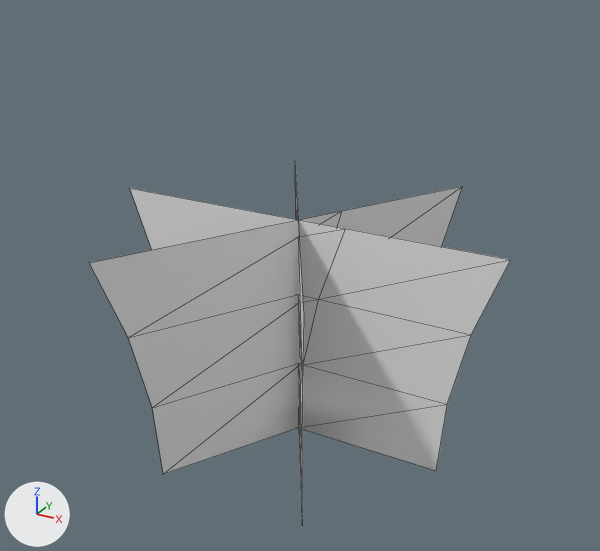
A saved change to the FBX model GameClient/ArtSource/Greenlands/NatureFamilies/GrassCards/SM_GN_GrassCard_03_LOD0.fbx.
Camera for both pictures: a camera (50 mm lens) standing at (0.216, -0.392, 0.302) and looking at (0.002, -0.003, 0.107). The lights are fixed; the arrows at lower left show +X, +Y and +Z. The first picture is the older version. Mesh edges are drawn as thin lines. Vertices at exactly the same position are counted once.

Script lines for the objects in view, before the commit:
```python
me_sm_gn_grasscard_03_lod0 = bpy.data.meshes.new('SM_GN_GrassCard_03_LOD0')
me_sm_gn_grasscard_03_lod0.from_pydata(...)  # 34 vertices, 36 faces; spans x -0.122..0.122, y -0.106..0.106, z 0.0..0.14
ob_sm_gn_grasscard_03_lod0 = bpy.data.objects.new('SM_GN_GrassCard_03_LOD0', me_sm_gn_grasscard_03_lod0)
ob_sm_gn_grasscard_03_lod0.location = (0.0, 0.0, 0.0)
```
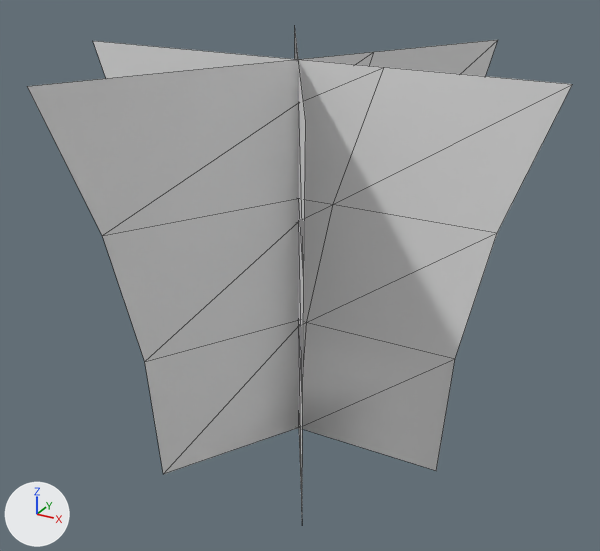
The change, as a diff of the scene's bpy script:
```diff
--- a/GameClient/ArtSource/Greenlands/NatureFamilies/GrassCards/SM_GN_GrassCard_03_LOD0.fbx.py
+++ b/GameClient/ArtSource/Greenlands/NatureFamilies/GrassCards/SM_GN_GrassCard_03_LOD0.fbx.py
@@ me_sm_gn_grasscard_03_lod0 @@
-me_sm_gn_grasscard_03_lod0.from_pydata(...)  # 34 vertices, 36 faces; spans x -0.122..0.122, y -0.106..0.106, z 0.0..0.14
-me_sm_gn_grasscard_03_lod0.vertices[3].co = (-0.096, 0.0, 0.047)
-me_sm_gn_grasscard_03_lod0.vertices[4].co = (0.003, 0.0, 0.047)  # pixel (303, 364)
-me_sm_gn_grasscard_03_lod0.vertices[5].co = (0.096, 0.0, 0.047)  # pixel (447, 404)
-me_sm_gn_grasscard_03_lod0.vertices[6].co = (-0.106, 0.0, 0.094)
-me_sm_gn_grasscard_03_lod0.vertices[7].co = (0.013, 0.0, 0.094)  # pixel (318, 299)
-me_sm_gn_grasscard_03_lod0.vertices[8].co = (0.106, 0.0, 0.094)  # pixel (471, 334)
-me_sm_gn_grasscard_03_lod0.vertices[9].co = (-0.122, 0.0, 0.14)  # pixel (129, 188)
-me_sm_gn_grasscard_03_lod0.vertices[10].co = (0.03, 0.0, 0.14)  # pixel (345, 228)
-me_sm_gn_grasscard_03_lod0.vertices[11].co = (0.122, 0.0, 0.14)  # pixel (510, 259)
-me_sm_gn_grasscard_03_lod0.vertices[14].co = (-0.048, -0.083, 0.047)  # pixel (152, 407)
-me_sm_gn_grasscard_03_lod0.vertices[15].co = (0.002, 0.003, 0.047)
-me_sm_gn_grasscard_03_lod0.vertices[16].co = (0.048, 0.083, 0.047)
-me_sm_gn_grasscard_03_lod0.vertices[17].co = (-0.053, -0.092, 0.094)  # pixel (128, 337)
-me_sm_gn_grasscard_03_lod0.vertices[18].co = (0.007, 0.011, 0.094)
-me_sm_gn_grasscard_03_lod0.vertices[19].co = (0.053, 0.092, 0.094)
-me_sm_gn_grasscard_03_lod0.vertices[20].co = (-0.061, -0.106, 0.14)  # pixel (89, 262)
-me_sm_gn_grasscard_03_lod0.vertices[21].co = (0.015, 0.026, 0.14)  # pixel (342, 210)
-me_sm_gn_grasscard_03_lod0.vertices[22].co = (0.061, 0.106, 0.14)  # pixel (462, 186)
-me_sm_gn_grasscard_03_lod0.vertices[25].co = (0.048, -0.083, 0.047)
-me_sm_gn_grasscard_03_lod0.vertices[26].co = (-0.002, 0.003, 0.047)
-me_sm_gn_grasscard_03_lod0.vertices[27].co = (-0.048, 0.083, 0.047)
-me_sm_gn_grasscard_03_lod0.vertices[28].co = (0.053, -0.092, 0.094)
-me_sm_gn_grasscard_03_lod0.vertices[29].co = (-0.007, 0.011, 0.094)
-me_sm_gn_grasscard_03_lod0.vertices[30].co = (-0.053, 0.092, 0.094)
-me_sm_gn_grasscard_03_lod0.vertices[31].co = (0.061, -0.106, 0.14)
-me_sm_gn_grasscard_03_lod0.vertices[32].co = (-0.015, 0.026, 0.14)
-me_sm_gn_grasscard_03_lod0.vertices[33].co = (-0.061, 0.106, 0.14)
+me_sm_gn_grasscard_03_lod0.from_pydata(...)  # 34 vertices, 36 faces; spans x -0.141..0.141, y -0.122..0.122, z 0.0..0.23
+# me_sm_gn_grasscard_03_lod0 part 1
+me_sm_gn_grasscard_03_lod0.vertices[3].co = (-0.098, 0.0, 0.077)
+me_sm_gn_grasscard_03_lod0.vertices[4].co = (0.005, 0.0, 0.077)  # pixel (306, 322)
+me_sm_gn_grasscard_03_lod0.vertices[5].co = (0.098, 0.0, 0.077)  # pixel (455, 358)
+me_sm_gn_grasscard_03_lod0.vertices[6].co = (-0.114, 0.0, 0.153)
+me_sm_gn_grasscard_03_lod0.vertices[7].co = (0.022, 0.0, 0.153)  # pixel (333, 204)
+me_sm_gn_grasscard_03_lod0.vertices[8].co = (0.114, 0.0, 0.153)  # pixel (497, 232)
+me_sm_gn_grasscard_03_lod0.vertices[9].co = (-0.141, 0.0, 0.23)  # pixel (92, 40)
+me_sm_gn_grasscard_03_lod0.vertices[10].co = (0.049, 0.0, 0.23)  # pixel (384, 67)
+me_sm_gn_grasscard_03_lod0.vertices[11].co = (0.141, 0.0, 0.23)  # pixel (572, 84)
+me_sm_gn_grasscard_03_lod0.vertices[14].co = (-0.049, -0.085, 0.077)  # pixel (144, 361)
+me_sm_gn_grasscard_03_lod0.vertices[15].co = (0.003, 0.005, 0.077)
+me_sm_gn_grasscard_03_lod0.vertices[16].co = (0.049, 0.085, 0.077)
+me_sm_gn_grasscard_03_lod0.vertices[17].co = (-0.057, -0.099, 0.153)  # pixel (102, 235)
+me_sm_gn_grasscard_03_lod0.vertices[18].co = (0.011, 0.019, 0.153)
+me_sm_gn_grasscard_03_lod0.vertices[19].co = (0.057, 0.099, 0.153)
+me_sm_gn_grasscard_03_lod0.vertices[20].co = (-0.071, -0.122, 0.23)  # pixel (27, 86)
+me_sm_gn_grasscard_03_lod0.vertices[21].co = (0.024, 0.042, 0.23)  # pixel (374, 51)
+me_sm_gn_grasscard_03_lod0.vertices[22].co = (0.071, 0.122, 0.23)  # pixel (498, 39)
+me_sm_gn_grasscard_03_lod0.vertices[25].co = (0.049, -0.085, 0.077)  # pixel (302, 409)
+me_sm_gn_grasscard_03_lod0.vertices[26].co = (-0.003, 0.005, 0.077)
+me_sm_gn_grasscard_03_lod0.vertices[27].co = (-0.049, 0.085, 0.077)
+me_sm_gn_grasscard_03_lod0.vertices[28].co = (0.057, -0.099, 0.153)  # pixel (303, 280)
+me_sm_gn_grasscard_03_lod0.vertices[29].co = (-0.011, 0.019, 0.153)
+me_sm_gn_grasscard_03_lod0.vertices[30].co = (-0.057, 0.099, 0.153)
+me_sm_gn_grasscard_03_lod0.vertices[31].co = (0.071, -0.122, 0.23)  # pixel (305, 121)
+me_sm_gn_grasscard_03_lod0.vertices[32].co = (-0.024, 0.042, 0.23)
+me_sm_gn_grasscard_03_lod0.vertices[33].co = (-0.071, 0.122, 0.23)
```

Changed parts and their boxes [x1, y1, x2, y2] in the pictures (600 x 551 px):
'SM_GN_GrassCard_03_LOD0', reshaped (29% wider, 38% taller): before [89, 164, 510, 507]; after [27, 33, 572, 507]
